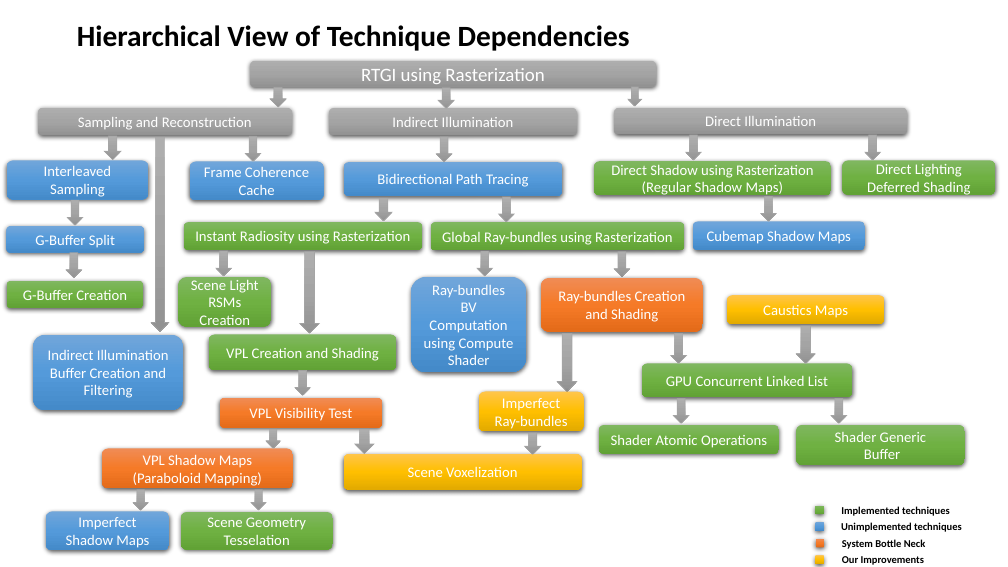
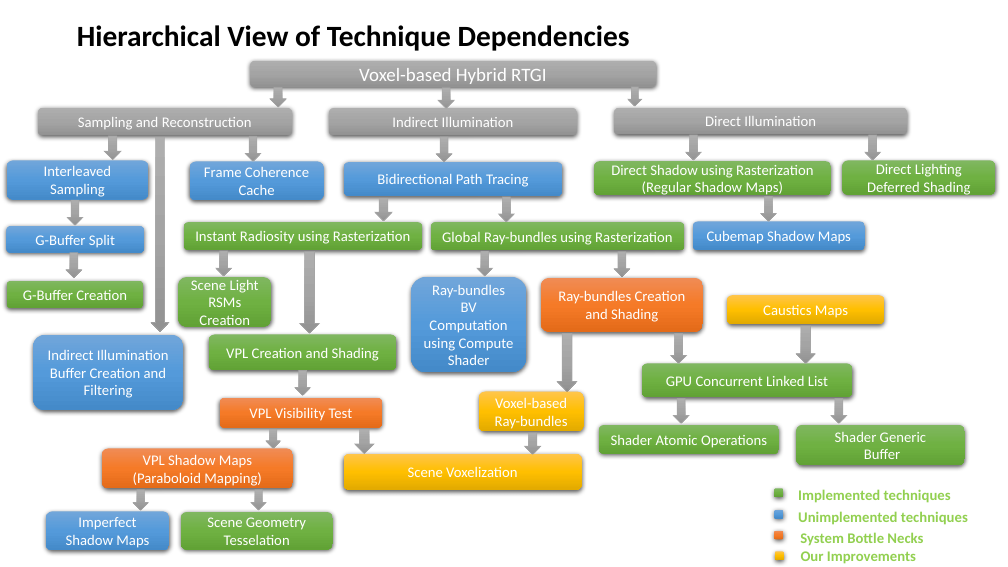
Before and after one commit to jazzboysc/RTGI, a slide deck: slide 3 of Docs/RTGI using rasterization.pptx. Drawn at 1008x567 pixels with LibreOffice and Linux fonts; fonts in the diff are those of the drawing. Boxes give left, top, right and bottom in pixels: in the first picture for what was removed or moved away, otherwise in the second. Text is boxed around its words. In the diff, an @@ line names an element or a change of style, - is before the commit and + after.

```diff
--- a/Docs/RTGI using rasterization.pptx
+++ b/Docs/RTGI using rasterization.pptx
@@ text in rounded rectangle at [359,68,546,84]: text changed @@
-RTGI using Rasterization
+Voxel-based Hybrid RTGI
@@ text in rounded rectangle at [495,397,568,429]: text changed @@
-Imperfect Ray-bundles
+Voxel-based Ray-bundles
@@ rounded rectangle: place and size @@
-rounded rectangle at [815,506,824,514]
+rounded rectangle at [774,488,783,497]
@@ size 10 to 14 pt, text colour #000000 to #92D050 in 3 elements at [801,551,916,564], [798,511,968,525], [798,489,951,503] @@
@@ text "Unimplemented techniques": place and size @@
-text "Unimplemented techniques" at [841,522,962,532]
+text "Unimplemented techniques" at [798,511,968,525]
@@ text "Implemented techniques": place and size @@
-text "Implemented techniques" at [841,506,950,516]
+text "Implemented techniques" at [798,489,951,503]
@@ rounded rectangle: place and size @@
-rounded rectangle at [816,539,825,547]
+rounded rectangle at [774,531,783,539]
@@ rounded rectangle: place and size @@
-rounded rectangle at [815,523,824,531]
+rounded rectangle at [774,510,783,519]
@@ text at [800,532,923,546]: text changed; size 10 to 14 pt; text colour #000000 to #92D050 @@
-System Bottle Neck
+System Bottle Necks
@@ rounded rectangle: place and size @@
-rounded rectangle at [815,556,824,564]
+rounded rectangle at [775,551,784,560]
@@ text "Our Improvements": place and size @@
-text "Our Improvements" at [842,556,924,565]
+text "Our Improvements" at [801,551,916,564]
```
Also in this commit, not shown: 1 other file.
